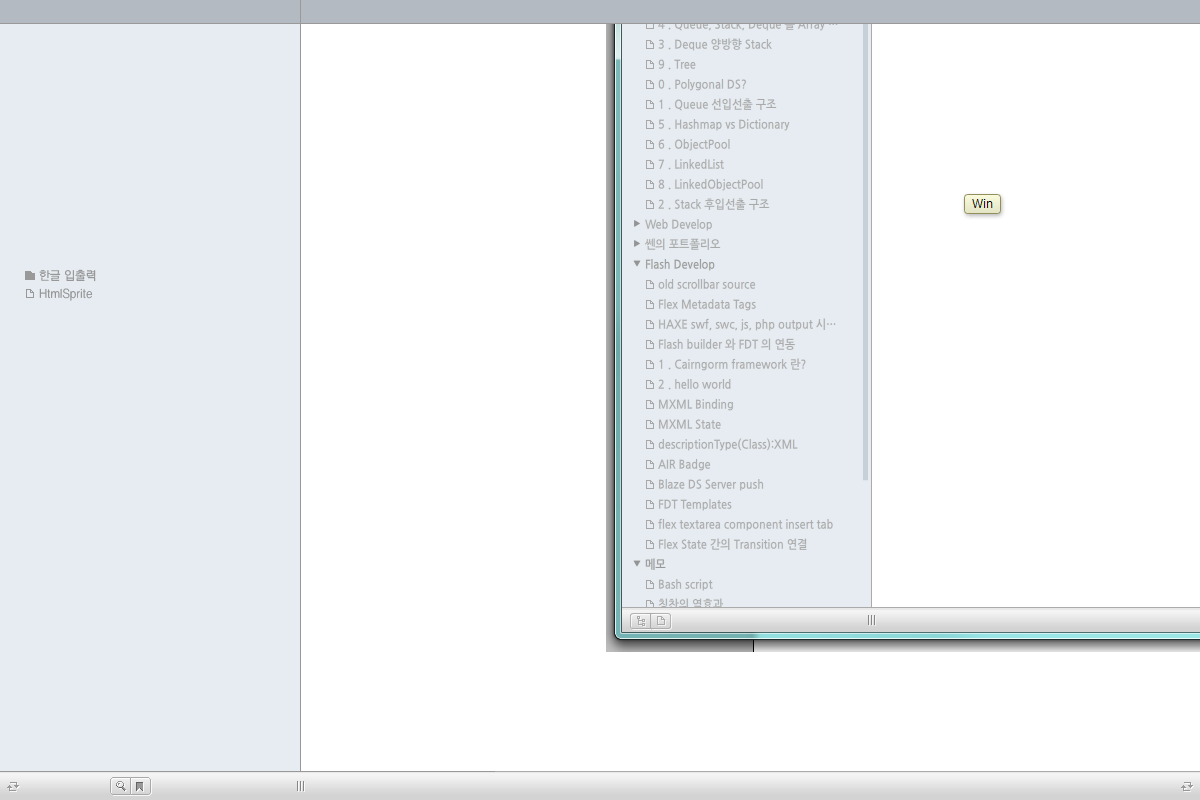
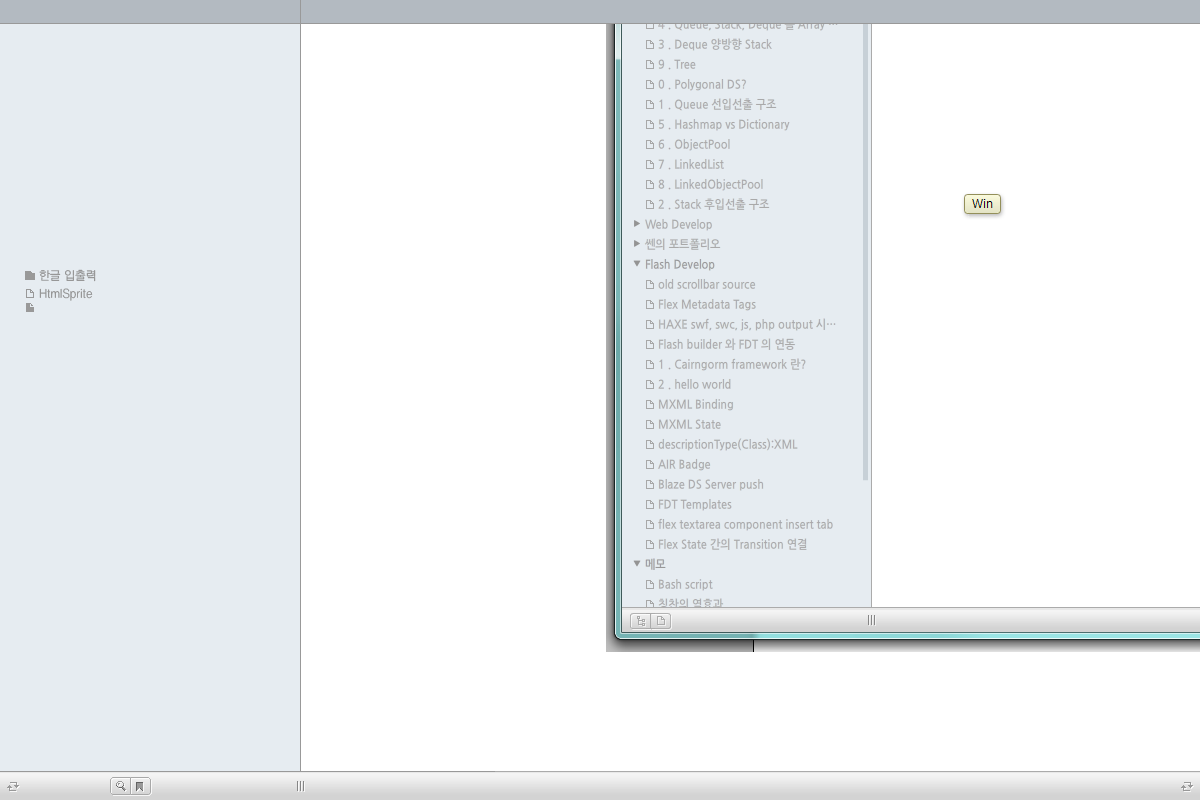
Revision of a layered 1200 × 800 image; what changed, layer by layer:
painted on "Layer 9 copy" over [26, 303, 34, 312]
